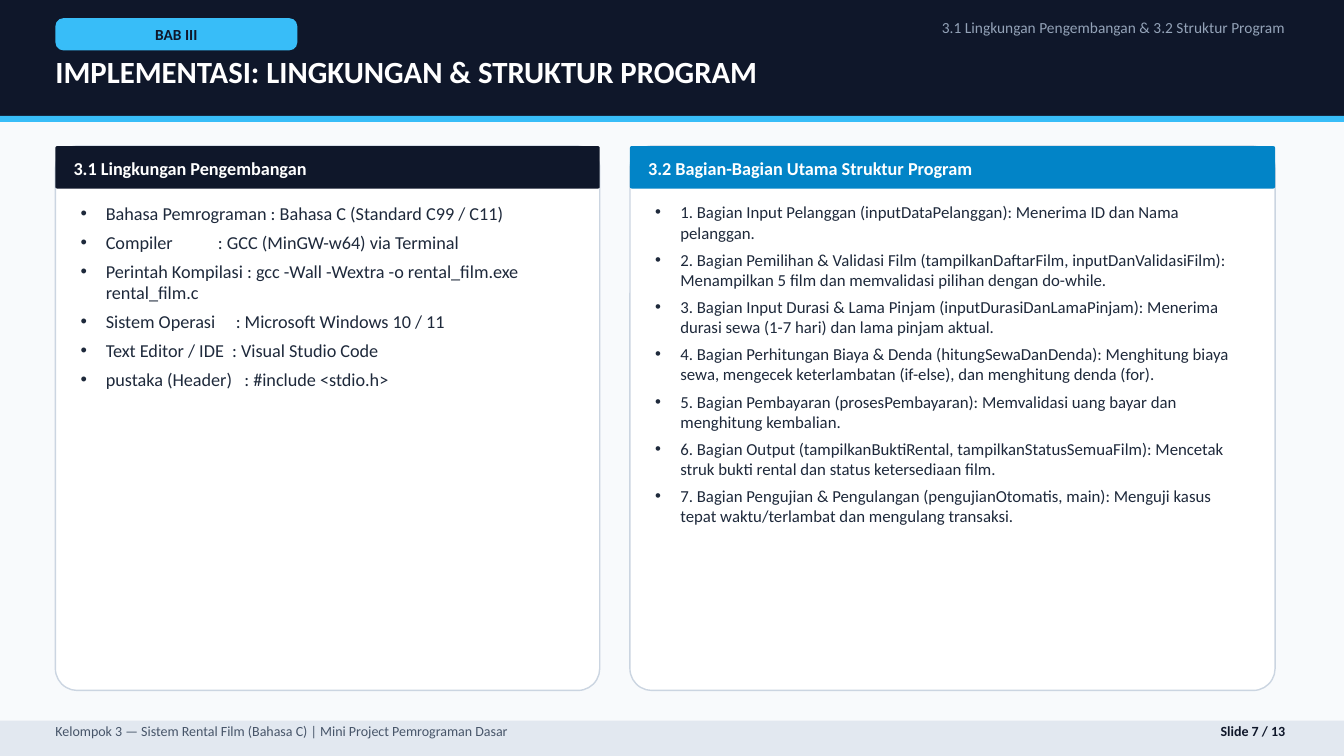
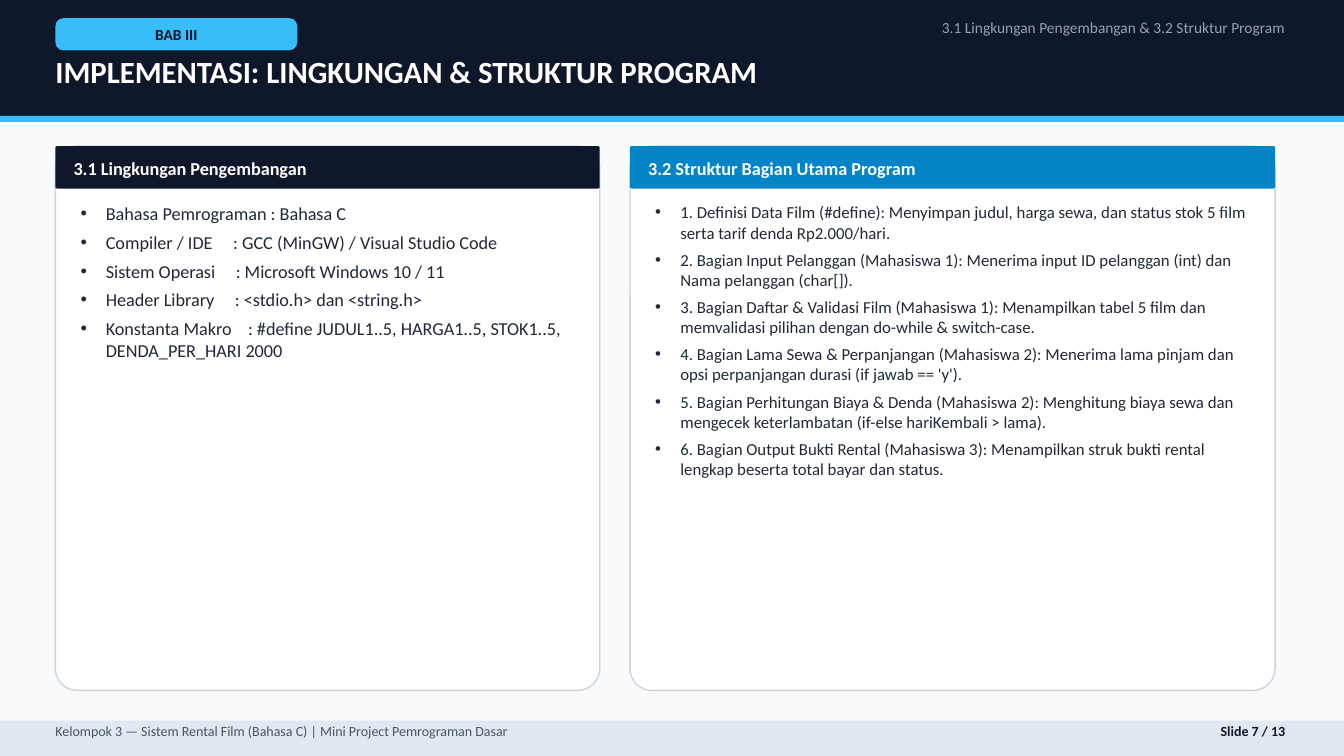
Before and after one commit to BayuArga669/UTS-Pemrograman, a slide deck: slide 7 of Presentasi_Rental_Film_Kelompok_3.pptx. Drawn at 1344x756 pixels with LibreOffice and Linux fonts; fonts in the diff are those of the drawing. Boxes give left, top, right and bottom in pixels: in the first picture for what was removed or moved away, otherwise in the second. Text is boxed around its words. In the diff, an @@ line names an element or a change of style, - is before the commit and + after.

```diff
--- a/Presentasi_Rental_Film_Kelompok_3.pptx
+++ b/Presentasi_Rental_Film_Kelompok_3.pptx
@@ text at (648, 162, 915, 178): text changed @@
-3.2 Bagian-Bagian Utama Struktur Program
+3.2 Struktur Bagian Utama Program
@@ text at (106, 207, 497, 252): text changed @@
-• Bahasa Pemrograman : Bahasa C (Standard C99 / C11)
-• Compiler : GCC (MinGW-w64) via Terminal
-• Perintah Kompilasi : gcc -Wall -Wextra -o rental_film.exe rental_film.c
+• Bahasa Pemrograman : Bahasa C
+• Compiler / IDE : GCC (MinGW) / Visual Studio Code
@@ text at (680, 206, 1245, 478): text changed @@
-• 1. Bagian Input Pelanggan (inputDataPelanggan): Menerima ID dan Nama pelanggan.
-• 2. Bagian Pemilihan & Validasi Film (tampilkanDaftarFilm, inputDanValidasiFilm): Menampilkan 5 film dan memvalidasi pilihan dengan do-while.
-• 3. Bagian Input Durasi & Lama Pinjam (inputDurasiDanLamaPinjam): Menerima durasi sewa (1-7 hari) dan lama pinjam aktual.
-• 4. Bagian Perhitungan Biaya & Denda (hitungSewaDanDenda): Menghitung biaya sewa, mengecek keterlambatan (if-else), dan menghitung denda (for).
-• 5. Bagian Pembayaran (prosesPembayaran): Memvalidasi uang bayar dan menghitung kembalian.
-• 6. Bagian Output (tampilkanBuktiRental, tampilkanStatusSemuaFilm): Mencetak struk bukti rental dan status ketersediaan film.
-• 7. Bagian Pengujian & Pengulangan (pengujianOtomatis, main): Menguji kasus tepat waktu/terlambat dan mengulang transaksi.
+• 1. Definisi Data Film (#define): Menyimpan judul, harga sewa, dan status stok 5 film serta tarif denda Rp2.000/hari.
+• 2. Bagian Input Pelanggan (Mahasiswa 1): Menerima input ID pelanggan (int) dan Nama pelanggan (char[]).
+• 3. Bagian Daftar & Validasi Film (Mahasiswa 1): Menampilkan tabel 5 film dan memvalidasi pilihan dengan do-while & switch-case.
+• 4. Bagian Lama Sewa & Perpanjangan (Mahasiswa 2): Menerima lama pinjam dan opsi perpanjangan durasi (if jawab == 'y').
+• 5. Bagian Perhitungan Biaya & Denda (Mahasiswa 2): Menghitung biaya sewa dan mengecek keterlambatan (if-else hariKembali > lama).
+• 6. Bagian Output Bukti Rental (Mahasiswa 3): Menampilkan struk bukti rental lengkap beserta total bayar dan status.
@@ text at (106, 293, 561, 360): text changed @@
-• Text Editor / IDE : Visual Studio Code
-• pustaka (Header) : #include <stdio.h>
+• Header Library : <stdio.h> dan <string.h>
+• Konstanta Makro : #define JUDUL1..5, HARGA1..5, STOK1..5, DENDA_PER_HARI 2000
```
Also in this commit, not shown: 12 other slides changed, 4 other files.
